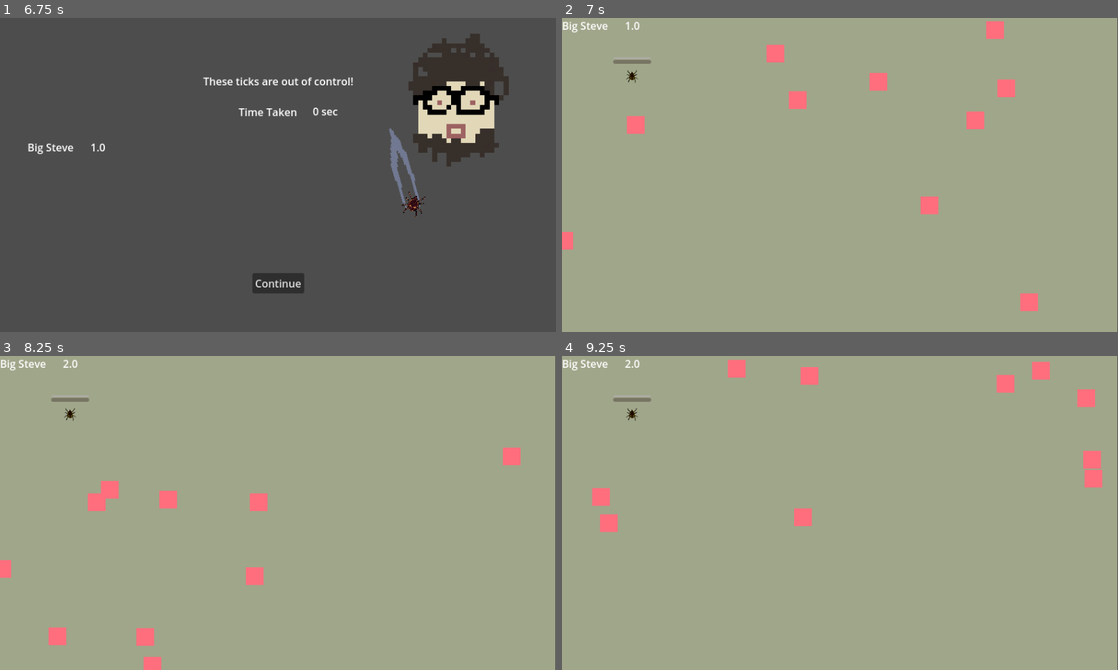
Above: before the commit, frames 1-4 (two rows, left to right).
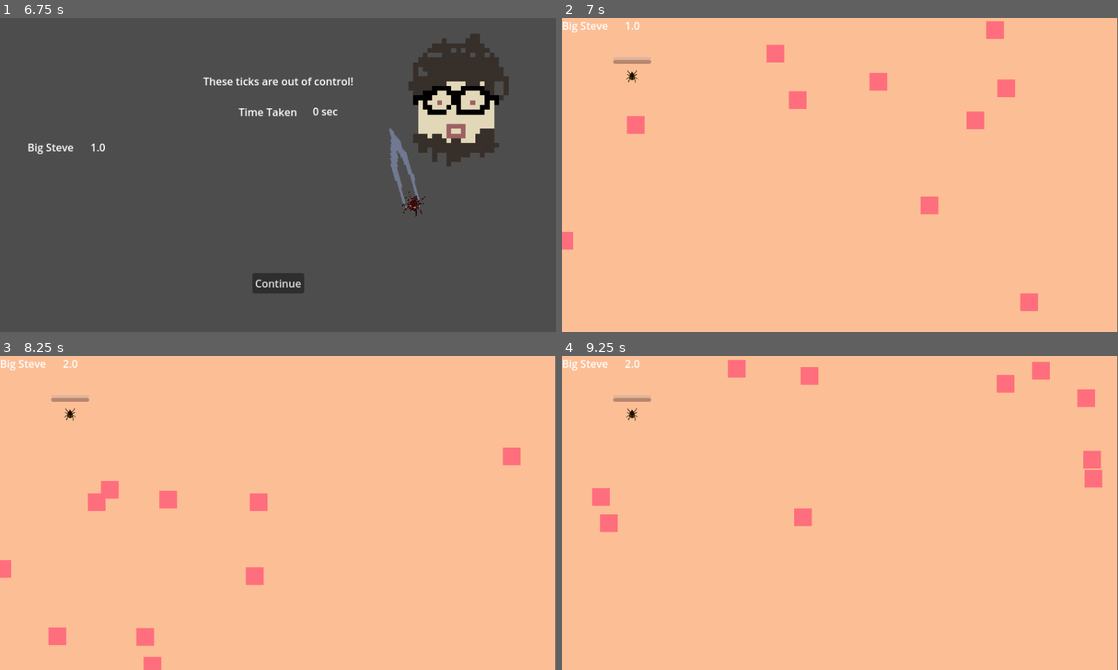
Above: after the commit, the same moments.

Repository: Topech/tick-souls
Game: Godot game, scene res://main_scene.tscn
Two runs of this game, one before a commit and one after it. Both use one fixed random seed, a clock stepped at 60 frames per second and the inputs below.
Inputs:
- Up to frame 1 (6.75 s): click "Start" at 0.5 s; click "Start" at 1.25 s; click "BOSS!" at 2 s; click "BOSS!" at 2.75 s; click "BOSS!" at 3.5 s; click "Start" at 4.25 s; tap Enter (ui_accept) at 5, 5.27, 6.5 s; hold P 5.03-5.75 s; click "Continue" at 5.75 s; tap P at 6.6 s
- Up to frame 2 (7 s): tap Enter (ui_accept) at 6.77 s
- Up to frame 3 (8.25 s): tap Enter (ui_accept) at 7.25 s; hold P 7.28-8 s; click "Continue" at 8 s
- Up to frame 4 (9.25 s): tap Enter (ui_accept) at 8.75, 9.02 s; tap P at 8.85 s

Frame 1 is identical in both runs. In frame 2, 98% of the frame differs, in the area x 0-100%, y 0-100%; in frame 3, 98%; in frame 4, 98%.

Commit message:
remove lizard skin from normal round

Diff:
--- a/root_scenes/round/round.gd
+++ b/root_scenes/round/round.gd
@@ -18,7 +18,7 @@
 	var backgrounds = [
 		$CrapSkinColor,
 		$CrapSkinColor2,
-		$LizardSkinColor,
+		#$LizardSkinColor,
 	]
 
 	var chosen_bg_ii: int = randi_range(0, len(backgrounds) -1)
